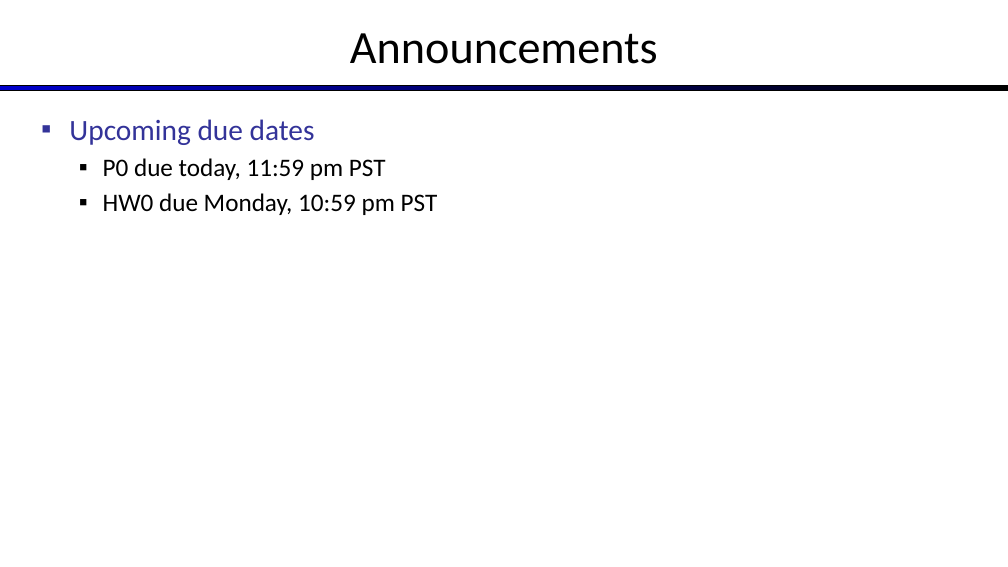
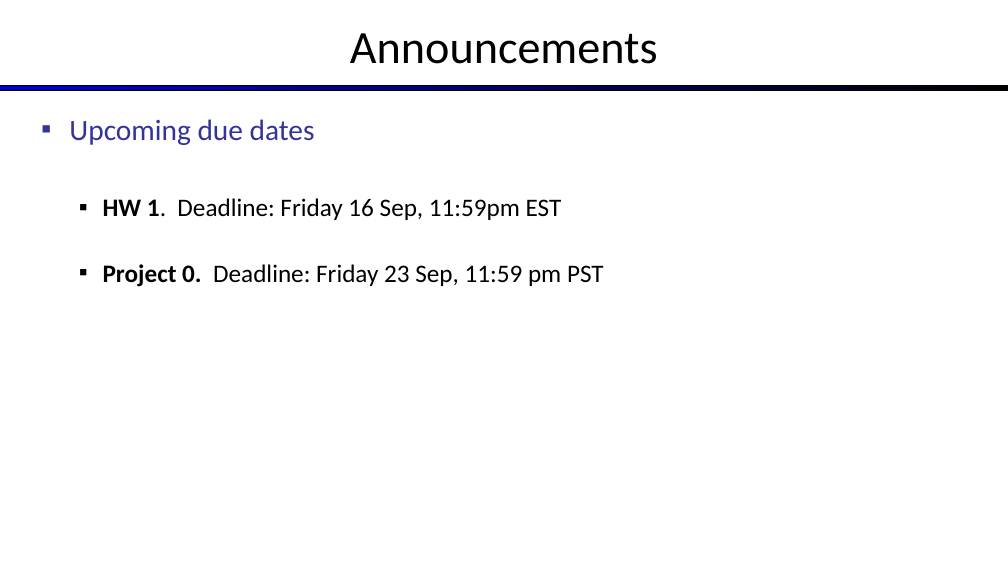
Before and after one commit to williamdemeo/cs370-fall2022, a slide deck: slide 1 of lecture/slides/CS370-Lec02-AgentsAndEnvironments.pptx. Drawn at 1008x567 pixels with LibreOffice and Linux fonts; fonts in the diff are those of the drawing. Boxes give left, top, right and bottom in pixels: in the first picture for what was removed or moved away, otherwise in the second. Text is boxed around its words. In the diff, an @@ line names an element or a change of style, - is before the commit and + after.

```diff
--- a/lecture/slides/CS370-Lec02-AgentsAndEnvironments.pptx
+++ b/lecture/slides/CS370-Lec02-AgentsAndEnvironments.pptx
@@ text at (103, 198, 604, 287): text changed @@
-  ▪ P0 due today, 11:59 pm PST
-  ▪ HW0 due Monday, 10:59 pm PST
+  ▪ HW 1. Deadline: Friday 16 Sep, 11:59pm EST
+  ▪ Project 0. Deadline: Friday 23 Sep, 11:59 pm PST
```
Also in this commit, not shown: 25 other slides changed, 3 other files.
